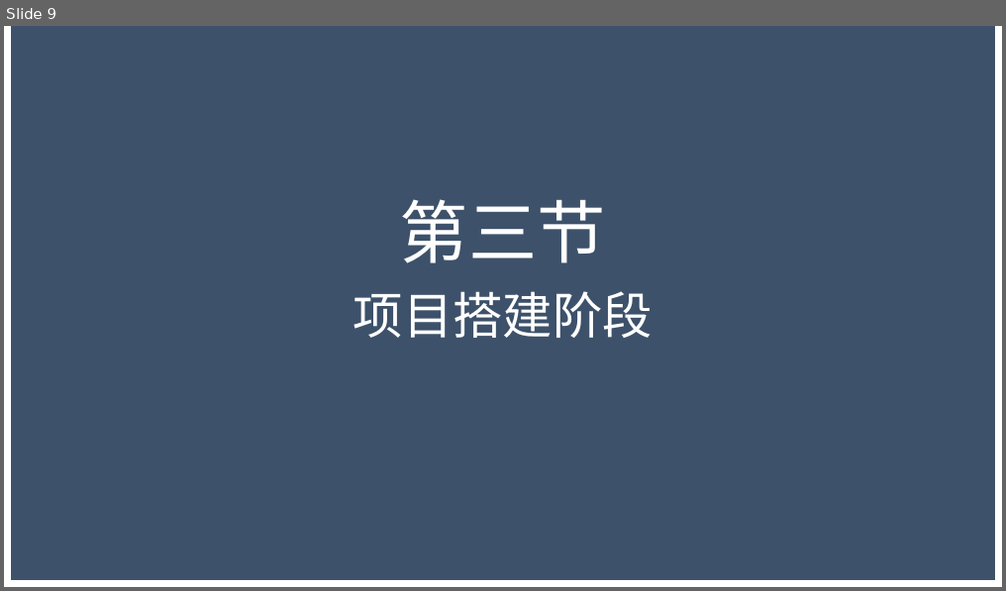
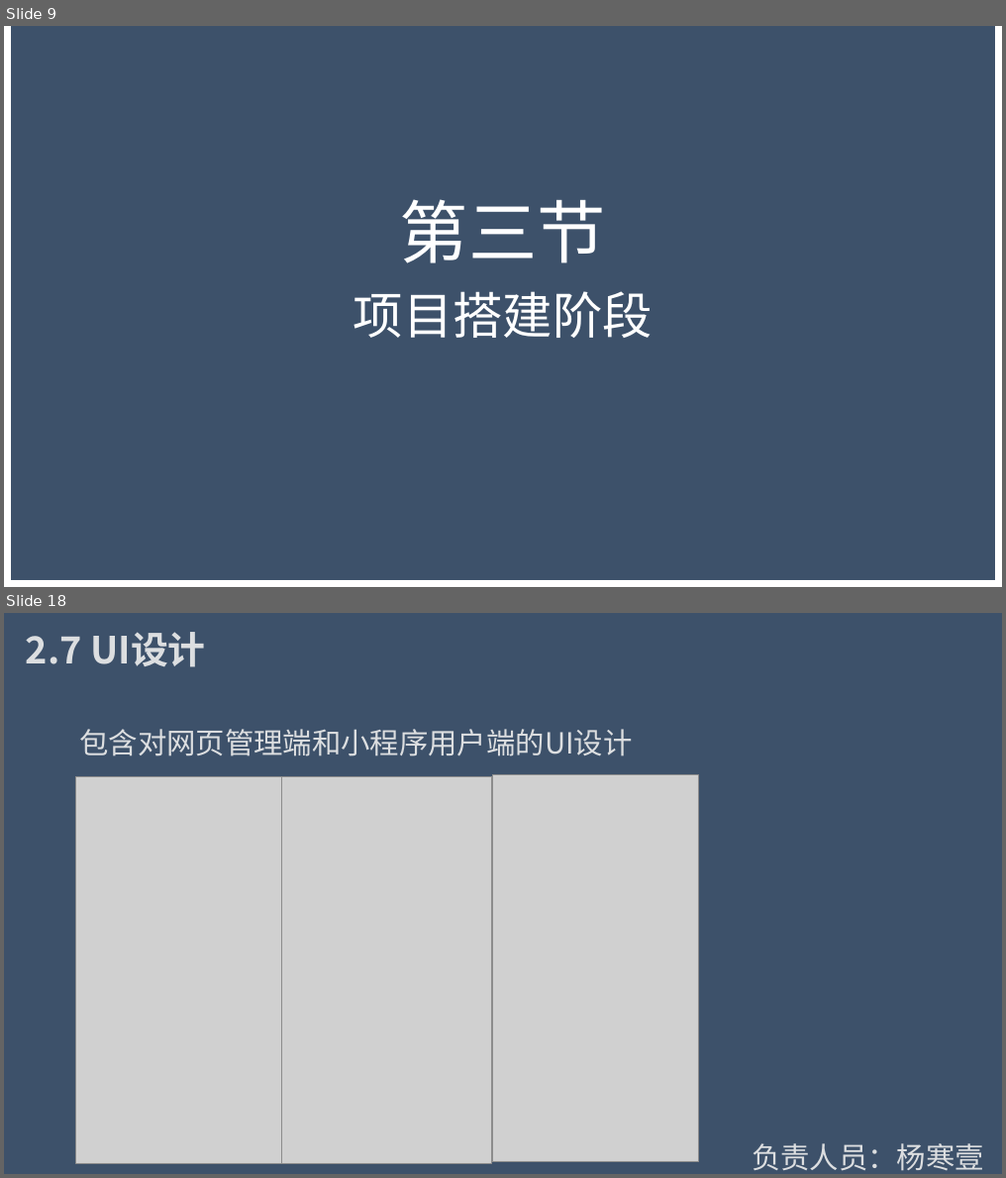
Before and after one commit to Wangzt670/swt, a slide deck: 项目待交付工件/D结项阶段/2.项目答辩.pptx. Shown one above the other, each under a label of ours: slide 9 before the commit, slides 9 and 18 after it; the slides between them are not shown. The pictures are 1006x591 and 1006x1178 pixels, drawn with LibreOffice and Linux fonts; fonts in the diff are those of the drawing; grey boxes stand for pictures; background and template pictures are left out; a plain dark background stands for a picture behind light text. Boxes give left, top, right and bottom in pixels: in the first picture for what was removed or moved away, otherwise in the second. Text is boxed around its words. In the diff, an @@ line names an element or a change of style, - is before the commit and + after.

```diff
--- a/项目待交付工件/D结项阶段/2.项目答辩.pptx
+++ b/项目待交付工件/D结项阶段/2.项目答辩.pptx
@@ slide 18 added at <box>4,613,1002,1174</box>, background #FFFFFF; not listed: 1 template element that a slide beside it also shows @@
@@ text added at <box>26,632,205,667</box>, 36 pt, text #DCDEE0, bold @@
+2.7 UI设计
@@ text added at <box>79,729,632,757</box>, 28 pt, text #DCDEE0 @@
+包含对网页管理端和小程序用户端的UI设计
@@ picture added at <box>76,777,282,1164</box> @@
@@ picture added at <box>282,777,492,1164</box> @@
@@ picture added at <box>493,774,699,1162</box> @@
@@ text added at <box>751,1144,984,1171</box>, 28 pt, text #DCDEE0 @@
+负责人员：杨寒壹
```
Also in this commit, not shown: 7 slides changed, 13 other slides added, 4 slides removed.
